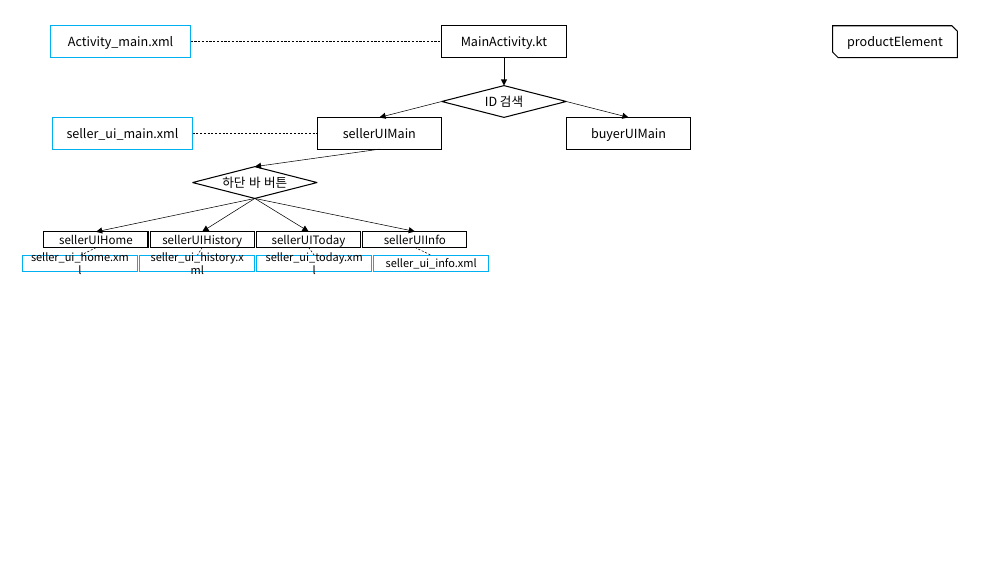
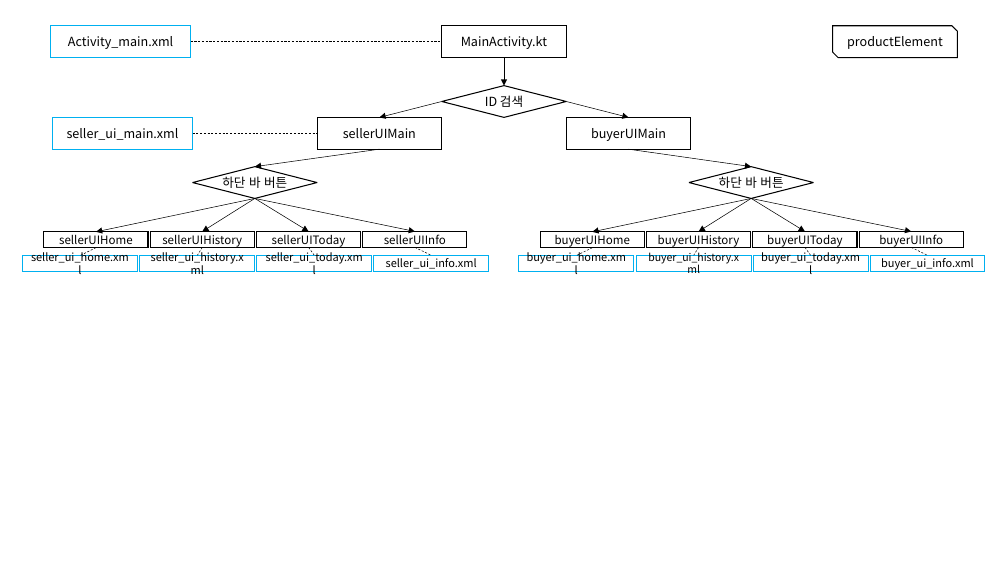
Before and after one commit to VanSubstance/projectTemp, a slide deck: slide 1 of Documents/연결 시각화.pptx. Drawn at 1008x567 pixels with LibreOffice and Linux fonts; fonts in the diff are those of the drawing. Boxes give left, top, right and bottom in pixels: in the first picture for what was removed or moved away, otherwise in the second. Text is boxed around its words. In the diff, an @@ line names an element or a change of style, - is before the commit and + after.

```diff
--- a/Documents/연결 시각화.pptx
+++ b/Documents/연결 시각화.pptx
@@ arrow added from (628, 149) to (752, 166), #000000 0.5 pt @@
@@ diamond added at (689,166,814,198), outline #000000 1 pt @@
@@ text added at (719,174,783,191), 12 pt, text #000000 @@
+하단 바 버튼
@@ arrow added from (752, 199) to (592, 232), #000000 0.5 pt @@
@@ arrow added from (752, 199) to (699, 231), #000000 0.5 pt @@
@@ arrow added from (752, 199) to (805, 231), #000000 0.5 pt @@
@@ arrow added from (752, 199) to (911, 231), #000000 0.5 pt @@
@@ rectangle added at (541,232,645,248), outline #000000 1 pt, 11 pt, text #000000 @@
+buyerUIHome
@@ rectangle added at (647,231,751,247), outline #000000 1 pt, 11 pt, text #000000 @@
+buyerUIHistory
@@ rectangle added at (753,231,858,247), outline #000000 1 pt, 11 pt, text #000000 @@
+buyerUIToday
@@ rectangle added at (860,231,964,247), outline #000000 1 pt, 11 pt, text #000000 @@
+buyerUIInfo
@@ rectangle added at (519,256,634,271), outline #00B0F0 1 pt, 10.5 pt, text #000000 @@
+buyer_ui_home.xml
@@ line added from (592, 248) to (576, 256), #000000 0.5 pt dashed @@
@@ rectangle added at (637,256,752,271), outline #00B0F0 1 pt, 10 pt, text #000000 @@
+buyer_ui_history.xml
@@ line added from (699, 247) to (694, 256), #000000 0.5 pt dashed @@
@@ rectangle added at (753,256,868,271), outline #00B0F0 1 pt, 10.5 pt, text #000000 @@
+buyer_ui_today.xml
@@ line added from (805, 247) to (811, 256), #000000 0.5 pt dashed @@
@@ rectangle added at (870,256,985,271), outline #00B0F0 1 pt, 10.5 pt, text #000000 @@
+buyer_ui_info.xml
@@ line added from (911, 247) to (928, 256), #000000 0.5 pt dashed @@
```
Also in this commit, not shown: 3 other files.
